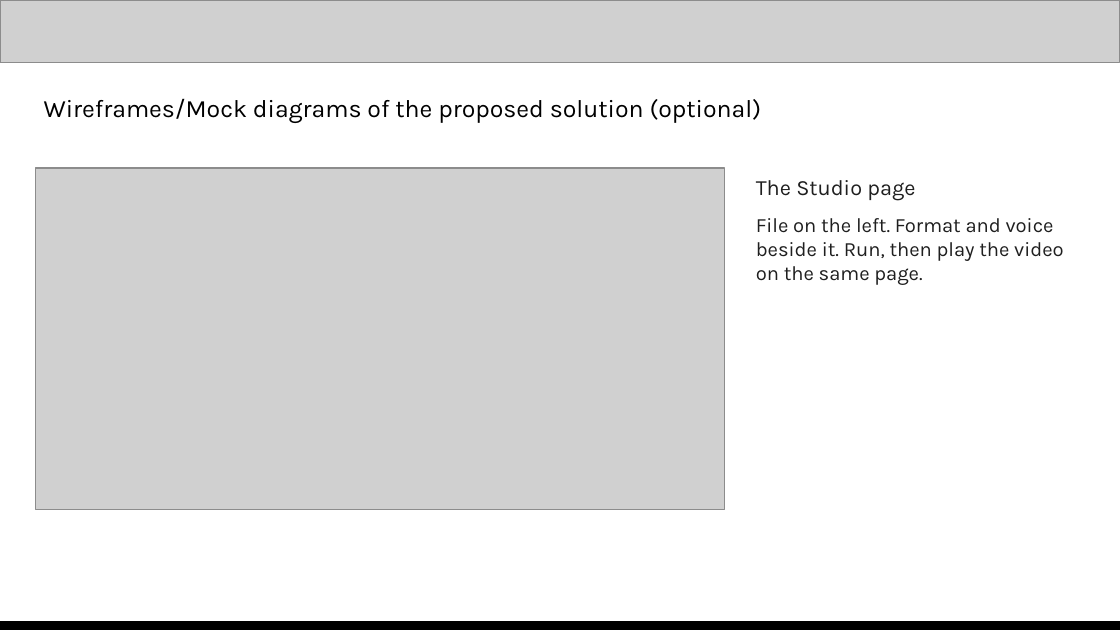
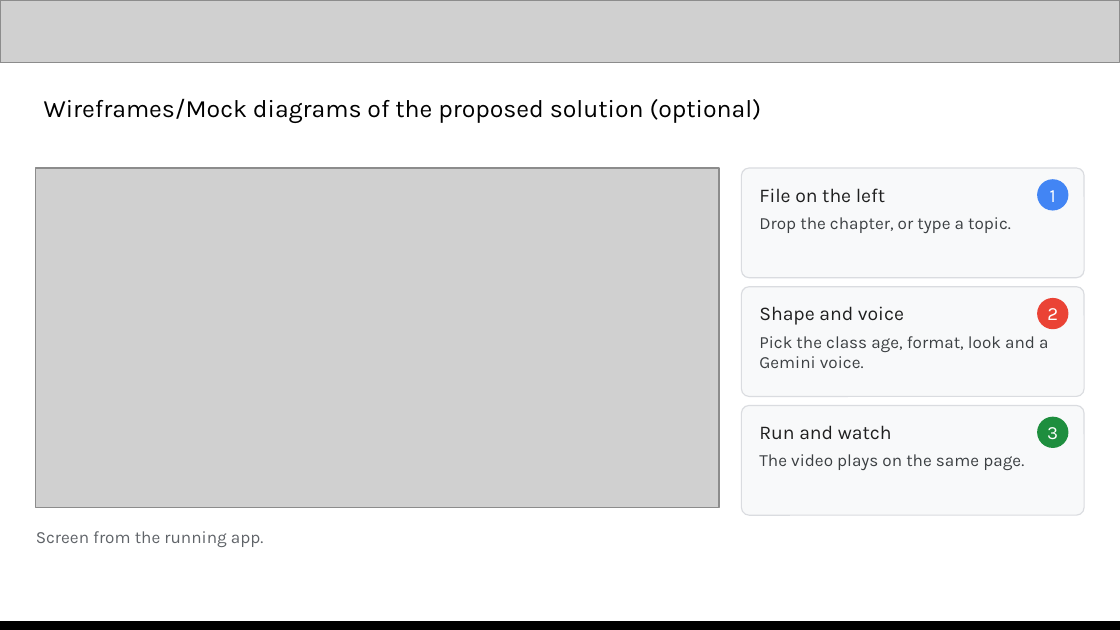
Before and after one commit to saitej123/Gemini-Multimodal-Studio, a slide deck: slide 7 of Template/Out/Multimodal Studio - AI Builder Cup.pptx. Drawn at 1120x630 pixels with LibreOffice and Linux fonts; fonts in the diff are those of the drawing; grey boxes stand for pictures. Boxes give left, top, right and bottom in pixels: in the first picture for what was removed or moved away, otherwise in the second. Text is boxed around its words. In the diff, an @@ line names an element or a change of style, - is before the commit and + after.

```diff
--- a/Template/Out/Multimodal Studio - AI Builder Cup.pptx
+++ b/Template/Out/Multimodal Studio - AI Builder Cup.pptx
@@ picture: place and size @@
-picture at bbox=[36, 168, 725, 510]
+picture at bbox=[36, 168, 719, 507]
@@ rounded rectangle "File on the left": place and size @@
-rounded rectangle "File on the left" at bbox=[756, 180, 1064, 285]
+rounded rectangle "File on the left" at bbox=[741, 168, 1084, 278]
@@ rounded rectangle "File on the left" at bbox=[741, 168, 1084, 278]: fill none to #F8F9FA; outline none to #DADCE0 0.75 pt @@
@@ ellipse added at bbox=[1037, 179, 1068, 211], fill #4285F4, 12 pt, text #FFFFFF @@
+1
@@ text in rounded rectangle at bbox=[759, 188, 1011, 233]: text changed; size 13 to 11 pt; text colour #1F1F1F to #3C4043 @@
-The Studio page
-File on the left. Format and voice beside it. Run, then play the video on the same page.
+File on the left
+Drop the chapter, or type a topic.
@@ rounded rectangle added at bbox=[741, 287, 1084, 396], fill #F8F9FA, outline #DADCE0 0.75 pt, 11 pt, text #3C4043 @@
+Shape and voice
+Pick the class age, format, look and a Gemini voice.
@@ ellipse added at bbox=[1037, 298, 1068, 329], fill #EA4335, 12 pt, text #FFFFFF @@
+2
@@ rounded rectangle added at bbox=[741, 405, 1084, 515], fill #F8F9FA, outline #DADCE0 0.75 pt, 11 pt, text #3C4043 @@
+Run and watch
+The video plays on the same page.
@@ ellipse added at bbox=[1037, 417, 1068, 448], fill #1E8E3E, 12 pt, text #FFFFFF @@
+3
@@ text added at bbox=[36, 531, 264, 547], 11 pt, text #5F6368 @@
+Screen from the running app.
```
Also in this commit, not shown: 8 other slides changed, 3 slides added, 3 slides removed, 13 other files.
